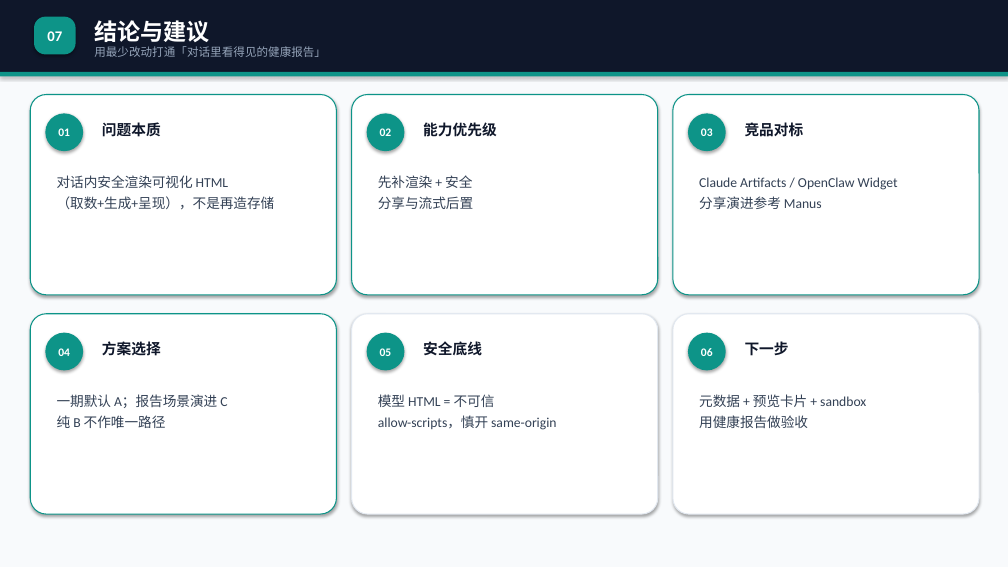
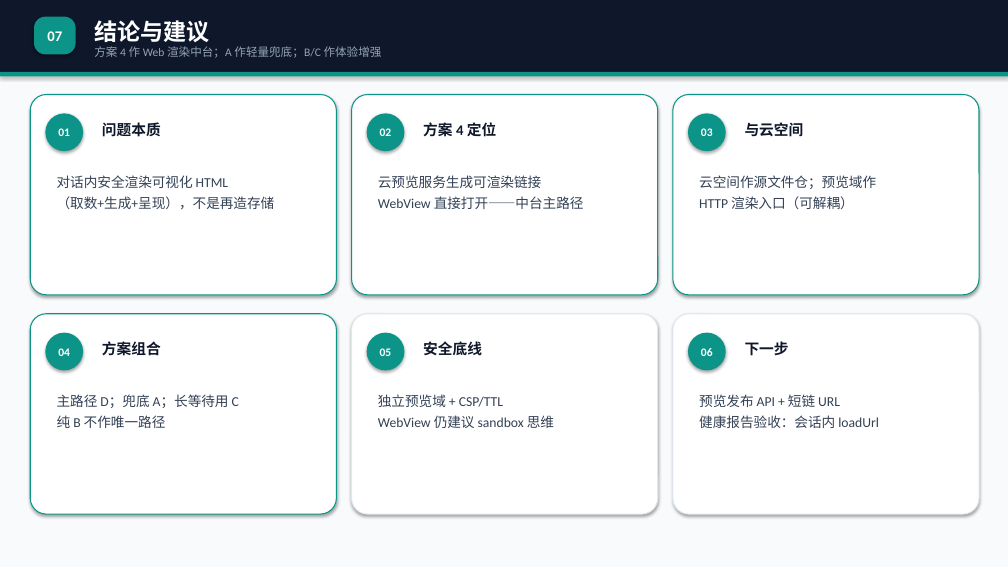
Before and after one commit to Lizzy67/leetcode, a slide deck: slide 9 of docs/agent_html_preview_proposal.pptx (slide 8 before the commit). Drawn at 1008x567 pixels with LibreOffice and Linux fonts; fonts in the diff are those of the drawing. Boxes give left, top, right and bottom in pixels: in the first picture for what was removed or moved away, otherwise in the second. Text is boxed around its words. In the diff, an @@ line names an element or a change of style, - is before the commit and + after.

```diff
--- a/docs/agent_html_preview_proposal.pptx
+++ b/docs/agent_html_preview_proposal.pptx
@@ text at (94,46,382,58): text changed @@
-用最少改动打通「对话里看得见的健康报告」
+方案 4 作 Web 渲染中台；A 作轻量兜底；B/C 作体验增强
@@ text at (423,122,496,137): text changed @@
-能力优先级
+方案 4 定位
@@ text at (745,122,804,137): text changed @@
-竞品对标
+与云空间
@@ text at (378,175,584,209): text changed @@
-先补渲染 + 安全
-分享与流式后置
+云预览服务生成可渲染链接
+WebView 直接打开——中台主路径
@@ text at (699,175,876,209): text changed @@
-Claude Artifacts / OpenClaw Widget
-分享演进参考 Manus
+云空间作源文件仓；预览域作
+HTTP 渲染入口（可解耦）
@@ text at (102,341,161,356): text changed @@
-方案选择
+方案组合
@@ text at (57,394,239,408): text changed @@
-一期默认 A；报告场景演进 C
+主路径 D；兜底 A；长等待用 C
@@ text at (378,394,554,428): text changed @@
-模型 HTML = 不可信
-allow-scripts，慎开 same-origin
+独立预览域 + CSP/TTL
+WebView 仍建议 sandbox 思维
@@ text at (699,394,879,428): text changed @@
-元数据 + 预览卡片 + sandbox
-用健康报告做验收
+预览发布 API + 短链 URL
+健康报告验收：会话内 loadUrl
```
Also in this commit, not shown: 4 other slides changed, 1 slide added, 3 other files.
